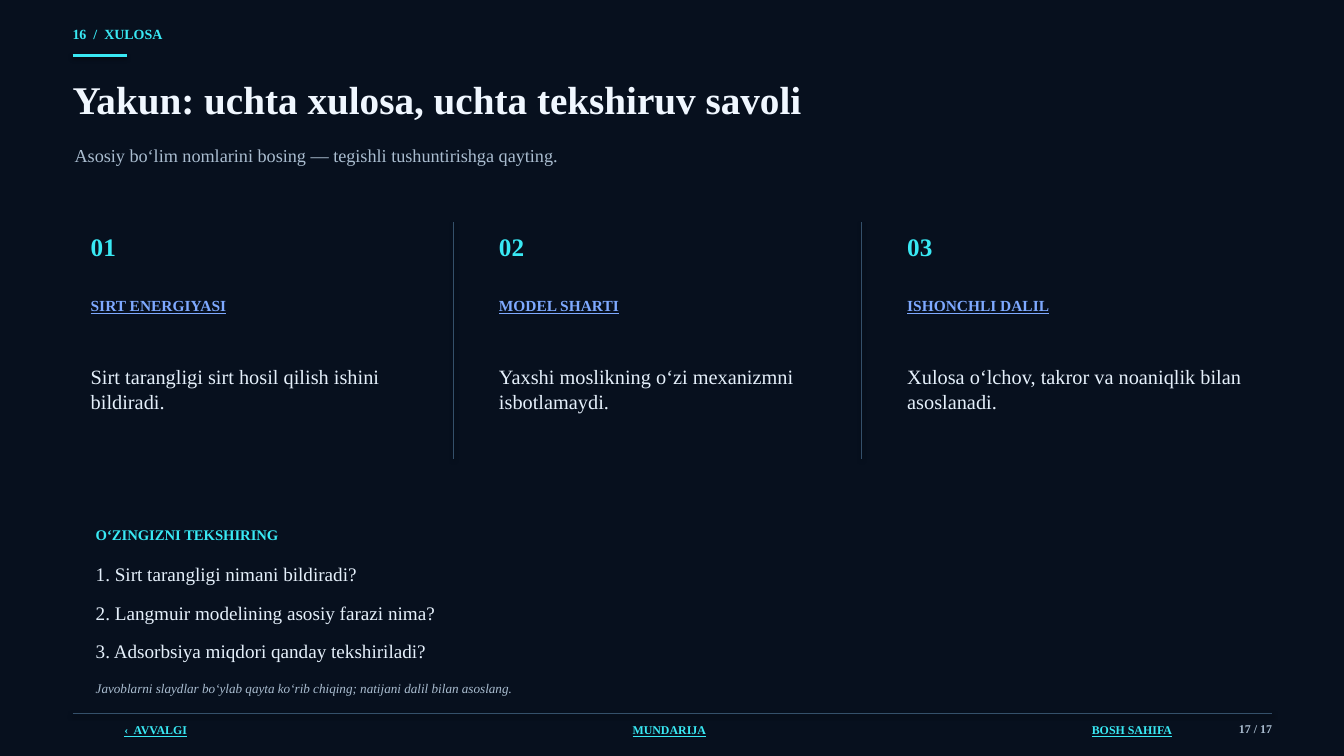
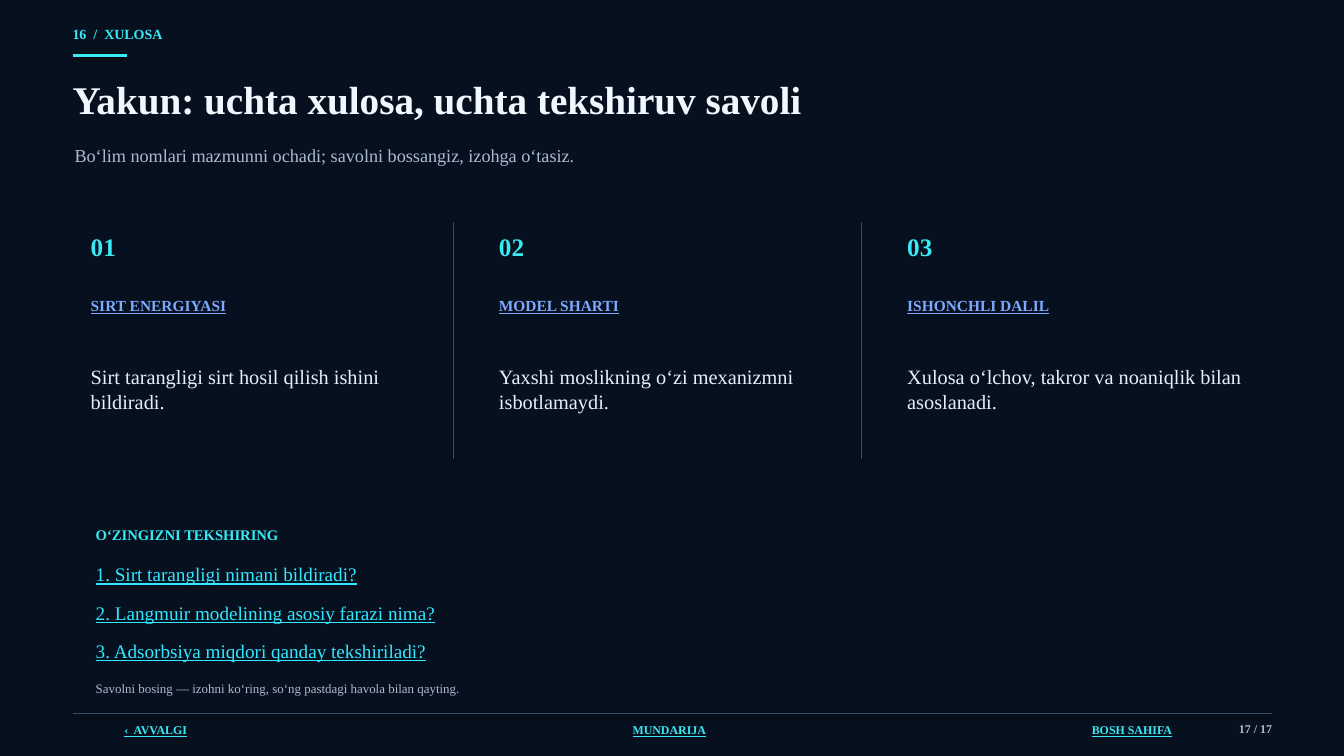
Before and after one commit to jabborovd18-collab/taqdimot-fayllari, a slide deck: slide 17 of sirt_hodisalari_adsorbsiya_ilmi.pptx. Drawn at 1344x756 pixels with LibreOffice and Linux fonts; fonts in the diff are those of the drawing; background and template pictures are left out. Boxes give left, top, right and bottom in pixels: in the first picture for what was removed or moved away, otherwise in the second. Text is boxed around its words. In the diff, an @@ line names an element or a change of style, - is before the commit and + after.

```diff
--- a/sirt_hodisalari_adsorbsiya_ilmi.pptx
+++ b/sirt_hodisalari_adsorbsiya_ilmi.pptx
@@ text at [75, 149, 574, 166]: text changed @@
-Asosiy bo‘lim nomlarini bosing — tegishli tushuntirishga qayting.
+Bo‘lim nomlari mazmunni ochadi; savolni bossangiz, izohga o‘tasiz.
@@ text colour #E5F0FB to #32E8FF, underline on in 3 elements at [96, 567, 356, 585], [96, 606, 435, 624], [96, 644, 426, 662] @@
@@ text at [96, 684, 459, 696]: text changed; size 9.4 to 9.2 pt; italic off @@
-Javoblarni slaydlar bo‘ylab qayta ko‘rib chiqing; natijani dalil bilan asoslang.
+Savolni bosing — izohni ko‘ring, so‘ng pastdagi havola bilan qayting.
```
Also in this commit, not shown: 6 other slides changed.
